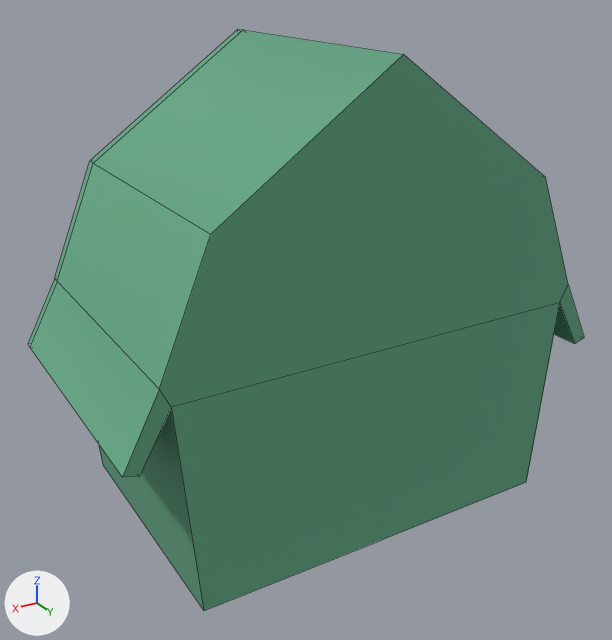
Two versions of the FBX model Assets/Model/Environment/barn_small.fbx, one commit apart.
One viewpoint serves both versions: a 50 mm camera at (0.1356, 0.2118, 0.172) aimed at (0.0033, -0.0088, 0.0617). Lighting does not change. The marker at lower left points along +X, +Y and +Z. Mesh edges are drawn as thin lines. Where no turn or scale is listed for an object, it has been applied to the vertices.

Objects in the first picture: 'Barn_small_low'.
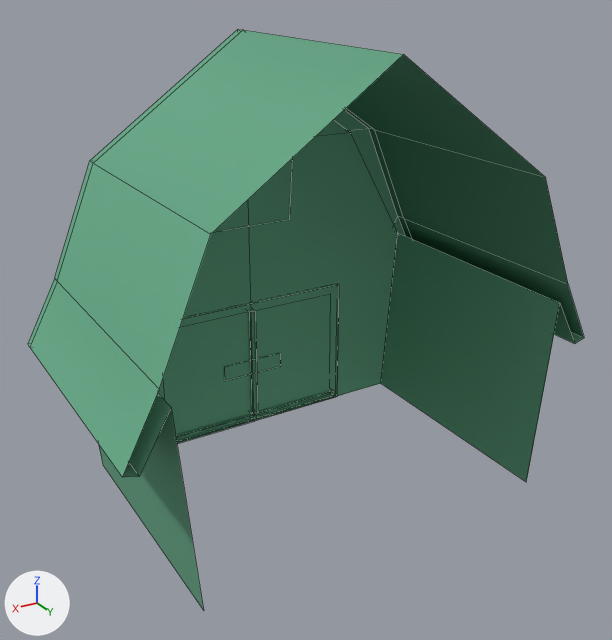
The newer file is also turned or shifted as a whole; pictures and numbers use the older file's frame.

Pixel boxes (x1, y1, x2, y2) of what changed, in the pictures (612 x 640 px):
'Barn_small_low', reshaped
    before: (28, 29, 584, 611)
    after: (28, 29, 584, 610)
part 1 of me_mesh, deleted (green)
    before: (123, 55, 584, 611)

What changed in the scene script:
```text
Change me_mesh:
    where me_mesh.from_pydata(...)  # 136 vertices, 108 faces; spans x -0.082..0.082, y -0.047..0.047, z -0.075..0.075
    used by ob_barn_small_low; location = (0.0, -0.0133, 0.0746)
    verts and faces of me_mesh; kept vertices keep their numbers, new ones are numbered from 136
    before: 33 (-0.063, 0.047, -0.075) at pixel (526, 482), 34 (-0.068, 0.047, -0.007) at pixel (559, 302), 35 (0.068, 0.047, -0.007) at pixel (171, 407), 36 (0.063, 0.047, -0.075) at pixel (203, 610), 37 (0.0, 0.047, 0.075) at pixel (403, 54)
    before: 38 (0.071, 0.047, -0.001) at pixel (159, 389), 39 (-0.071, 0.047, -0.001) at pixel (568, 284), 40 (0.078, 0.047, -0.024) at pixel (139, 476), 41 (0.082, 0.047, -0.023) at pixel (122, 477), 42 (-0.078, 0.047, -0.024) at pixel (574, 343)
    before: 43 (-0.082, 0.047, -0.023) at pixel (584, 337), 44 (0.0, 0.047, -0.075) at pixel (382, 539), 45 (0.055, 0.047, 0.036) at pixel (210, 234), 46 (-0.055, 0.047, 0.036) at pixel (545, 177)
    me_mesh part 1
    add delete_vertices([44])  # with the faces that use them
    add delete_faces([(34, 39, 46, 37, 45, 38, 35), (34, 42, 43, 39), (35, 38, 41, 40)])
```
